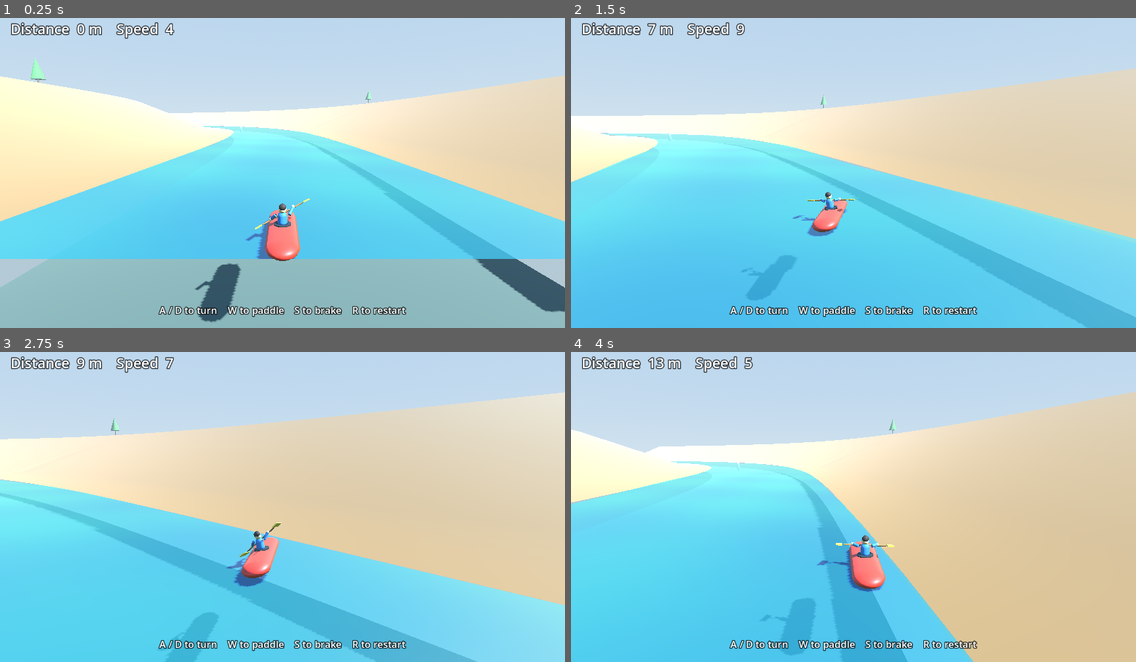
Above: before the commit, frames 1-4 (two rows, left to right).
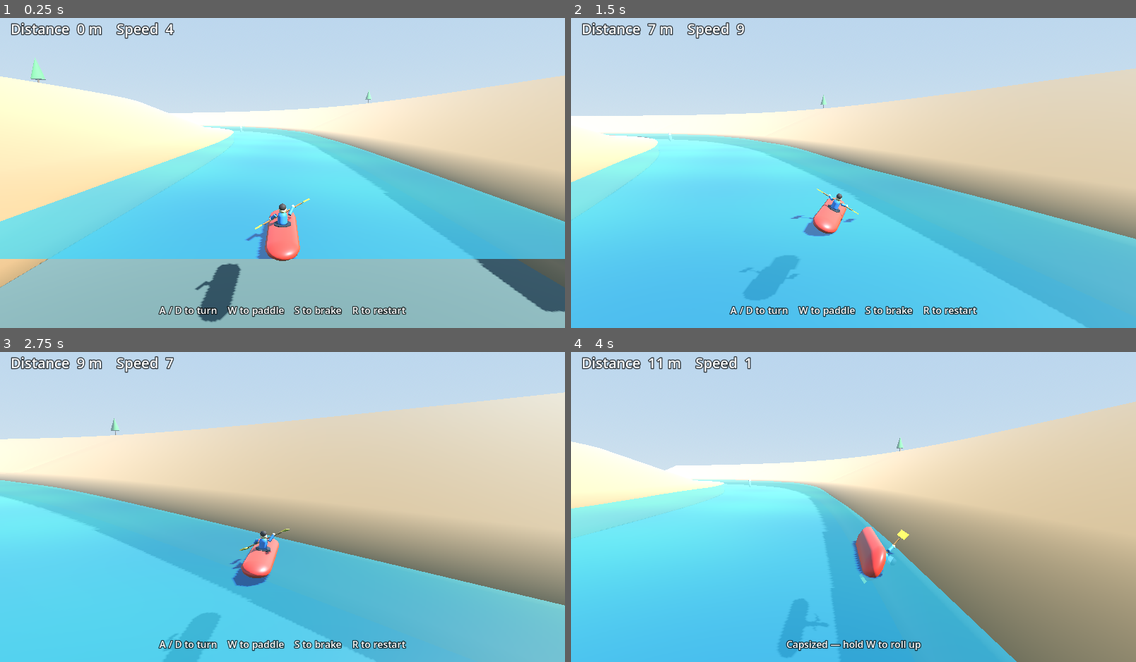
Above: after the commit, the same moments.

Repository: Abbath/kayak
Game: Godot game, scene res://scenes/main.tscn
Same seed, same stepped clock (60 frames per second), same inputs: the game is played once before the commit and once after it.
Inputs:
- Up to frame 1 (0.25 s): no input
- Up to frame 2 (1.5 s): hold D (steer_right) 0.53-1.28 s; hold W (paddle) 0.53-1.28 s; hold S (brake) from 1.28 s (still down); tap W (paddle) at 1.35 s
- Up to frame 3 (2.75 s): release S (brake) at 2.03 s; hold D (steer_right) from 2.03 s (still down); hold W (paddle) from 2.03 s (still down)
- Up to frame 4 (4 s): release D (steer_right) at 2.78 s; release W (paddle) at 2.78 s; hold Up 2.78-3.53 s; tap W (paddle) at 2.85 s; hold A (steer_left) from 3.53 s (still down); hold W (paddle) from 3.53 s (still down)

The runs differ from the first frame. In frame 1, 8.7% of the frame differs, in the area x 0-100%, y 34-88%; in frame 2, 14%; in frame 3, 25%; in frame 4, 31%, in the area x 0-100%, y 1-100%.

Commit message:
Capsizing.

Diff:
--- a/scripts/kayak.gd
+++ b/scripts/kayak.gd
@@ -14,6 +14,16 @@
 const MAX_YAW := 0.95
 const HIT_COOLDOWN := 0.6
 const HULL_INSET := 0.8
+const TIP_ANGLE := 1.05
+const CAPSIZE_ANGLE := 1.57
+const RECOVER_ANGLE := 0.61
+const RECOVER_TIME := 4.0
+const REMOUNT_TIME := 1.5
+const REMOUNT_SPEED := 1.4
+const BANK_ROLL := 1.15
+const ROCK_ROLL := 9.0
+const SCRAPE_ROLL := 0.65
+const ESKIMO_ACCEL := 5.5
 
 var river
 var distance := 0.0
@@ -21,10 +31,19 @@
 var forward := Vector3(0.0, 0.0, -1.0)
 var speed := START_SPEED
 var hit_cooldown := 0.0
+var capsized := false
+var remounting := false
 
 var _bob := 0.0
 var _steer := 0.0
 var _yaw_rate := 0.0
+var _roll := 0.0
+var _roll_vel := 0.0
+var _capsize_side := 1.0
+var _recover_left := 0.0
+var _remount_from := 0.0
+var _remount_t := 0.0
+var _banked := false
 var _paddle_phase := 0.0
 var _paddler: Node3D
 var _paddle: Node3D
@@ -51,26 +70,12 @@
 
 	var s := maxf(-global_position.z, 0.0)
 	var frame = river.frame_at(s)
-	_turn_heading(delta, frame.tangent)
-	var heading_right := forward.cross(Vector3.UP).normalized()
-	var forward_speed := velocity.dot(forward)
-	var side_speed := velocity.dot(heading_right)
-
-	var along_current: float = clampf(forward.dot(frame.tangent), 0.0, 1.0)
-	var target := lerpf(3.5, COAST_SPEED, along_current)
-	var accel := COAST_ACCEL
-	if Input.is_action_pressed("brake"):
-		target = BRAKE_SPEED
-		accel = BRAKE_DECEL
-	elif Input.is_action_pressed("paddle"):
-		target = lerpf(6.0, PADDLE_SPEED, along_current)
-		accel = PADDLE_ACCEL
-
-	forward_speed = move_toward(forward_speed, target, accel * delta)
-	side_speed = move_toward(side_speed, 0.0, SIDE_DECEL * delta)
-	velocity = forward * forward_speed + heading_right * side_speed
-	velocity.y = 0.0
-	speed = velocity.length()
+	if remounting:
+		_tick_remount(delta, frame)
+	elif capsized:
+		_tick_capsized(delta, frame)
+	else:
+		_tick_upright(delta, frame)
 
 	global_position += velocity * delta
 	_bob += delta
@@ -78,9 +83,11 @@
 	river.update_chunks(distance)
 	if hit_cooldown > 0.0:
 		hit_cooldown -= delta
-	else:
+	elif not capsized and not remounting:
 		_check_rocks()
 	_keep_in_river(delta)
+	if not capsized and not remounting:
+		_integrate_roll(delta)
 	speed = velocity.length()
 	_apply_pose()
 	_animate_paddles(delta)
@@ -92,6 +99,14 @@
 	_paddle_phase = 0.0
 	_bob = 0.0
 	hit_cooldown = 0.0
+	_roll = 0.0
+	_roll_vel = 0.0
+	capsized = false
+	remounting = false
+	_capsize_side = 1.0
+	_recover_left = 0.0
+	_remount_t = 0.0
+	_banked = false
 	_spawn_at_start()
 
 
@@ -105,6 +120,112 @@
 	river.update_chunks(distance)
 	_apply_pose()
 	_animate_paddles(0.0)
+
+
+func _tick_upright(delta: float, frame) -> void:
+	_turn_heading(delta, frame.tangent)
+	var heading_right := forward.cross(Vector3.UP).normalized()
+	var forward_speed := velocity.dot(forward)
+	var side_speed := velocity.dot(heading_right)
+	var along_current: float = clampf(forward.dot(frame.tangent), 0.0, 1.0)
+	var target := lerpf(3.5, COAST_SPEED, along_current)
+	var accel := COAST_ACCEL
+	if Input.is_action_pressed("brake"):
+		target = BRAKE_SPEED
+		accel = BRAKE_DECEL
+	elif Input.is_action_pressed("paddle"):
+		target = lerpf(6.0, PADDLE_SPEED, along_current)
+		accel = PADDLE_ACCEL
+	forward_speed = move_toward(forward_speed, target, accel * delta)
+	side_speed = move_toward(side_speed, 0.0, SIDE_DECEL * delta)
+	velocity = forward * forward_speed + heading_right * side_speed
+	velocity.y = 0.0
+	speed = velocity.length()
+
+
+func _tick_capsized(delta: float, frame) -> void:
+	_recover_left -= delta
+	if Input.is_action_pressed("paddle"):
+		_roll_vel += -_capsize_side * ESKIMO_ACCEL * delta
+	else:
+		_roll_vel += (_capsize_side * PI - _roll) * 4.0 * delta
+	_roll_vel *= exp(-2.2 * delta)
+	_roll = clampf(_roll + _roll_vel * delta, -PI, PI)
+	if _roll * _capsize_side <= RECOVER_ANGLE:
+		capsized = false
+		_roll_vel *= 0.35
+		return
+	if _recover_left <= 0.0:
+		_begin_remount()
+		return
+	var along: float = maxf(velocity.dot(frame.tangent), 1.5)
+	velocity = velocity.lerp(frame.tangent * minf(along, 3.2), 1.0 - exp(-1.2 * delta))
+	velocity.y = 0.0
+	forward = forward.slerp(frame.tangent, 1.0 - exp(-0.6 * delta))
+	forward.y = 0.0
+	if forward.length_squared() < 0.001:
+		forward = frame.tangent
+	forward = forward.normalized()
+
+
+func _tick_remount(delta: float, frame) -> void:
+	_remount_t += delta
+	var u := clampf(_remount_t / REMOUNT_TIME, 0.0, 1.0)
+	var smooth := u * u * (3.0 - 2.0 * u)
+	_roll = lerpf(_remount_from, 0.0, smooth)
+	_roll_vel = 0.0
+	velocity = velocity.lerp(Vector3.ZERO, 1.0 - exp(-6.0 * delta))
+	velocity.y = 0.0
+	forward = forward.slerp(frame.tangent, 1.0 - exp(-1.5 * delta))
+	forward.y = 0.0
+	if forward.length_squared() < 0.001:
+		forward = frame.tangent
+	forward = forward.normalized()
+	if u < 1.0:
+		return
+	remounting = false
+	_roll = 0.0
+	velocity = forward * REMOUNT_SPEED
+	speed = REMOUNT_SPEED
+
+
+func _integrate_roll(delta: float) -> void:
+	var slope: float = river.water_offset(distance + 1.2) - river.water_offset(distance - 1.2)
+	var rapid := clampf(absf(slope) / 0.45, 0.0, 1.0)
+	var speed_factor := clampf(speed / 6.0, 0.35, 1.35)
+	var lean := clampf(-_yaw_rate * 0.55 * speed_factor, -0.9, 0.9)
+	lean *= lerpf(1.0, 1.45, rapid)
+	_roll_vel += sin(_bob * 11.0) * rapid * 2.4 * delta
+	var stiffness := lerpf(9.0, 3.2, rapid)
+	if absf(_roll) < TIP_ANGLE:
+		_roll_vel += -(_roll - lean) * stiffness * delta
+	else:
+		_roll_vel += signf(_roll) * lerpf(3.4, 5.2, rapid) * delta
+	_roll_vel *= exp(-3.4 * delta)
+	_roll = clampf(_roll + _roll_vel * delta, -PI, PI)
+	if absf(_roll) >= CAPSIZE_ANGLE:
+		_begin_capsize()
+
+
+func _begin_capsize() -> void:
+	capsized = true
+	_capsize_side = signf(_roll)
+	if _capsize_side == 0.0:
+		_capsize_side = 1.0
+	_recover_left = RECOVER_TIME
+	velocity *= 0.45
+	velocity.y = 0.0
+	speed = velocity.length()
+	_yaw_rate = 0.0
+
+
+func _begin_remount() -> void:
+	capsized = false
+	remounting = true
+	_remount_from = _roll
+	_remount_t = 0.0
+	_roll_vel = 0.0
+	_yaw_rate = 0.0
 
 
 func _turn_heading(delta: float, tangent: Vector3) -> void:
@@ -155,6 +276,10 @@
 			velocity += away * maxf(speed * 0.45, 2.5)
 			velocity *= 0.5
 			hit_cooldown = HIT_COOLDOWN
+		var heading_right := forward.cross(Vector3.UP).normalized()
+		var lateral_off: float = (rock_pos - global_position).dot(heading_right)
+		var rock_side := clampf(lateral_off / 0.55, -1.0, 1.0)
+		_roll_vel -= rock_side * (SCRAPE_ROLL if submerged else ROCK_ROLL)
 		velocity.y = 0.0
 		speed = velocity.length()
 		return
@@ -180,10 +305,14 @@
 	var lateral: float = (global_position - frame.center).dot(frame.right)
 	var limit: float = river.HALF_WIDTH - HULL_INSET
 	if absf(lateral) <= limit:
+		_banked = false
 		return
 	var side := signf(lateral)
 	global_position -= frame.right * (lateral - side * limit)
 	var outward: float = velocity.dot(frame.right) * side
+	if outward > 0.0 and not _banked and not capsized and not remounting:
+		_roll_vel += side * minf(outward, 9.0) * BANK_ROLL
+	_banked = true
 	if outward > 0.0:
 		velocity -= frame.right * side * outward
 	if forward.dot(frame.right) * side > 0.02:
@@ -209,13 +338,14 @@
 	var pitch := clampf(-slope * 0.42, -0.38, 0.38)
 	var heading_right := forward.cross(Vector3.UP).normalized()
 	basis = basis.rotated(heading_right, pitch)
-	var roll := clampf(_yaw_rate * 0.18, -0.22, 0.22)
-	basis = basis.rotated(forward, roll)
+	basis = basis.rotated(forward, _roll)
 	global_transform = Transform3D(basis, pos)
 
 
 func _animate_paddles(delta: float) -> void:
-	var steer_visual := clampf(-_yaw_rate / TURN_RATE, -1.0, 1.0)
+	var steer_visual := 0.0
+	if not capsized and not remounting:
+		steer_visual = clampf(-_yaw_rate / TURN_RATE, -1.0, 1.0)
 	var rate := 1.5 + speed * 0.16 + absf(steer_visual) * 3.0
 	_paddle_phase += delta * rate
 	var stroke := sin(_paddle_phase)
--- a/scripts/main.gd
+++ b/scripts/main.gd
@@ -7,7 +7,10 @@
 var kayak
 var camera: Camera3D
 var distance_label: Label
+var hint_label: Label
 var _snap_camera := true
+
+const HINT_CONTROLS := "A / D to turn    W to paddle    S to brake    R to restart"
 
 
 func _ready() -> void:
@@ -35,11 +38,18 @@
 		_snap_camera = true
 	_update_camera(delta)
 	distance_label.text = "Distance  %d m    Speed  %d" % [int(kayak.distance), int(round(kayak.speed))]
+	if kayak.remounting:
+		hint_label.text = "Climbing back in..."
+	elif kayak.capsized:
+		hint_label.text = "Capsized — hold W to roll up"
+	else:
+		hint_label.text = HINT_CONTROLS
 
 
 func _update_camera(delta: float) -> void:
 	var heading: Vector3 = kayak.forward
-	var desired: Vector3 = kayak.global_position - heading * 5.6 + Vector3.UP * 2.6
+	var height := 1.55 if kayak.capsized or kayak.remounting else 2.6
+	var desired: Vector3 = kayak.global_position - heading * 5.6 + Vector3.UP * height
 	if kayak.hit_cooldown > 0.35:
 		desired += Vector3(sin(kayak.hit_cooldown * 70.0) * 0.12, 0.0, 0.0)
 	if _snap_camera:
@@ -98,20 +108,20 @@
 	_style_label(distance_label, 32)
 	layer.add_child(distance_label)
 
-	var hint := Label.new()
-	hint.name = "Hint"
-	hint.anchor_left = 0.0
-	hint.anchor_right = 1.0
-	hint.anchor_top = 1.0
-	hint.anchor_bottom = 1.0
-	hint.offset_left = 0.0
-	hint.offset_right = 0.0
-	hint.offset_top = -56.0
-	hint.offset_bottom = -16.0
-	hint.horizontal_alignment = HORIZONTAL_ALIGNMENT_CENTER
-	hint.text = "A / D to turn    W to paddle    S to brake    R to restart"
-	_style_label(hint, 22)
-	layer.add_child(hint)
+	hint_label = Label.new()
+	hint_label.name = "Hint"
+	hint_label.anchor_left = 0.0
+	hint_label.anchor_right = 1.0
+	hint_label.anchor_top = 1.0
+	hint_label.anchor_bottom = 1.0
+	hint_label.offset_left = 0.0
+	hint_label.offset_right = 0.0
+	hint_label.offset_top = -56.0
+	hint_label.offset_bottom = -16.0
+	hint_label.horizontal_alignment = HORIZONTAL_ALIGNMENT_CENTER
+	hint_label.text = HINT_CONTROLS
+	_style_label(hint_label, 22)
+	layer.add_child(hint_label)
 
 
 func _style_label(label: Label, font_size: int) -> void:
--- a/scripts/river.gd
+++ b/scripts/river.gd
@@ -214,6 +214,24 @@
 		var bb := yb + 0.35
 		var ra := ya + RIM_HEIGHT
 		var rb := yb + RIM_HEIGHT
+		var da := ya - WATER_DEPTH
+		var db := yb - WATER_DEPTH
+		_quad_facing(
+			st,
+			a.center + a.right * HALF_WIDTH + Vector3.UP * ya,
+			a.center + a.right * HALF_WIDTH + Vector3.UP * da,
+			b.center + b.right * HALF_WIDTH + Vector3.UP * db,
+			b.center + b.right * HALF_WIDTH + Vector3.UP * yb,
+			-a.right
+		)
+		_quad_facing(
+			st,
+			a.center - a.right * HALF_WIDTH + Vector3.UP * ya,
+			a.center - a.right * HALF_WIDTH + Vector3.UP * da,
+			b.center - b.right * HALF_WIDTH + Vector3.UP * db,
+			b.center - b.right * HALF_WIDTH + Vector3.UP * yb,
+			a.right
+		)
 		_quad_up(
 			st,
 			a.center + a.right * HALF_WIDTH + Vector3.UP * ya,
@@ -300,6 +318,25 @@
 func _colored_vertex(st: SurfaceTool, point: Vector3, foam: float) -> void:
 	st.set_color(Color(1.0, 1.0, 1.0, foam))
 	st.add_vertex(point)
+
+
+func _quad_facing(st: SurfaceTool, a: Vector3, b: Vector3, c: Vector3, d: Vector3, facing: Vector3) -> void:
+	# Clockwise is the front face, so the right-handed cross product points backward.
+	var normal := (b - a).cross(d - a)
+	if normal.dot(facing) > 0.0:
+		st.add_vertex(a)
+		st.add_vertex(d)
+		st.add_vertex(b)
+		st.add_vertex(d)
+		st.add_vertex(c)
+		st.add_vertex(b)
+	else:
+		st.add_vertex(a)
+		st.add_vertex(b)
+		st.add_vertex(d)
+		st.add_vertex(d)
+		st.add_vertex(b)
+		st.add_vertex(c)
 
 
 func _quad_up(st: SurfaceTool, a: Vector3, b: Vector3, c: Vector3, d: Vector3) -> void:
